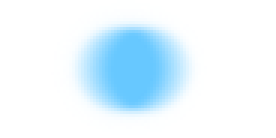
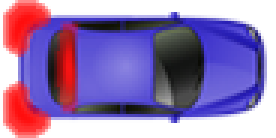
The second 276px x 138px image is a revision of the first. Changes to its layers:
showed group "Gruppe 1 Kopie" (3 layers) over bbox(3, 0, 81, 138)
hid "Ebene 9", painted on it, masked it over bbox(51, 12, 207, 126)
showed "Ebene 0", opacity 10% → 100%, painted on it over bbox(18, 12, 267, 123)
